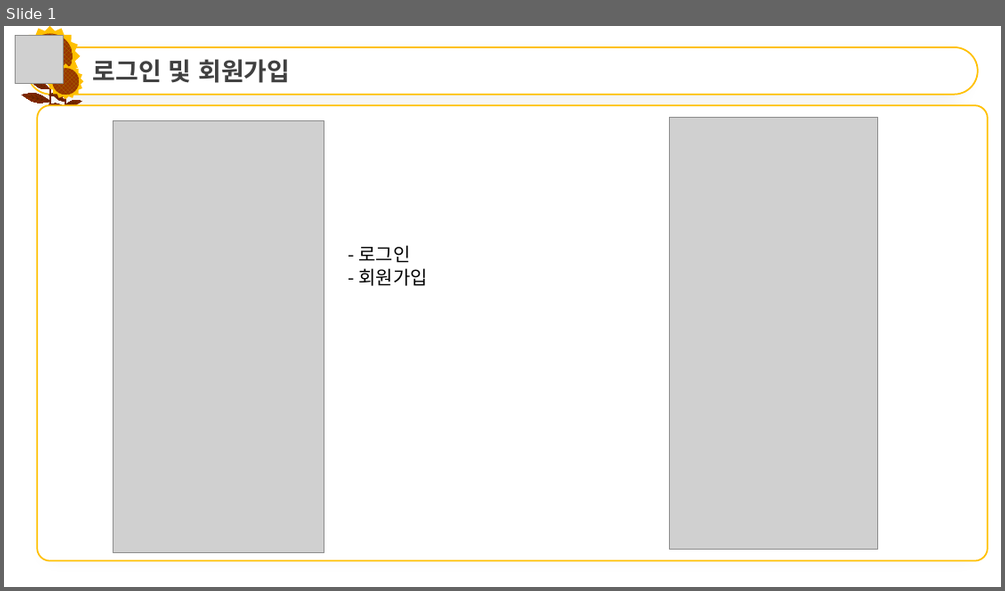
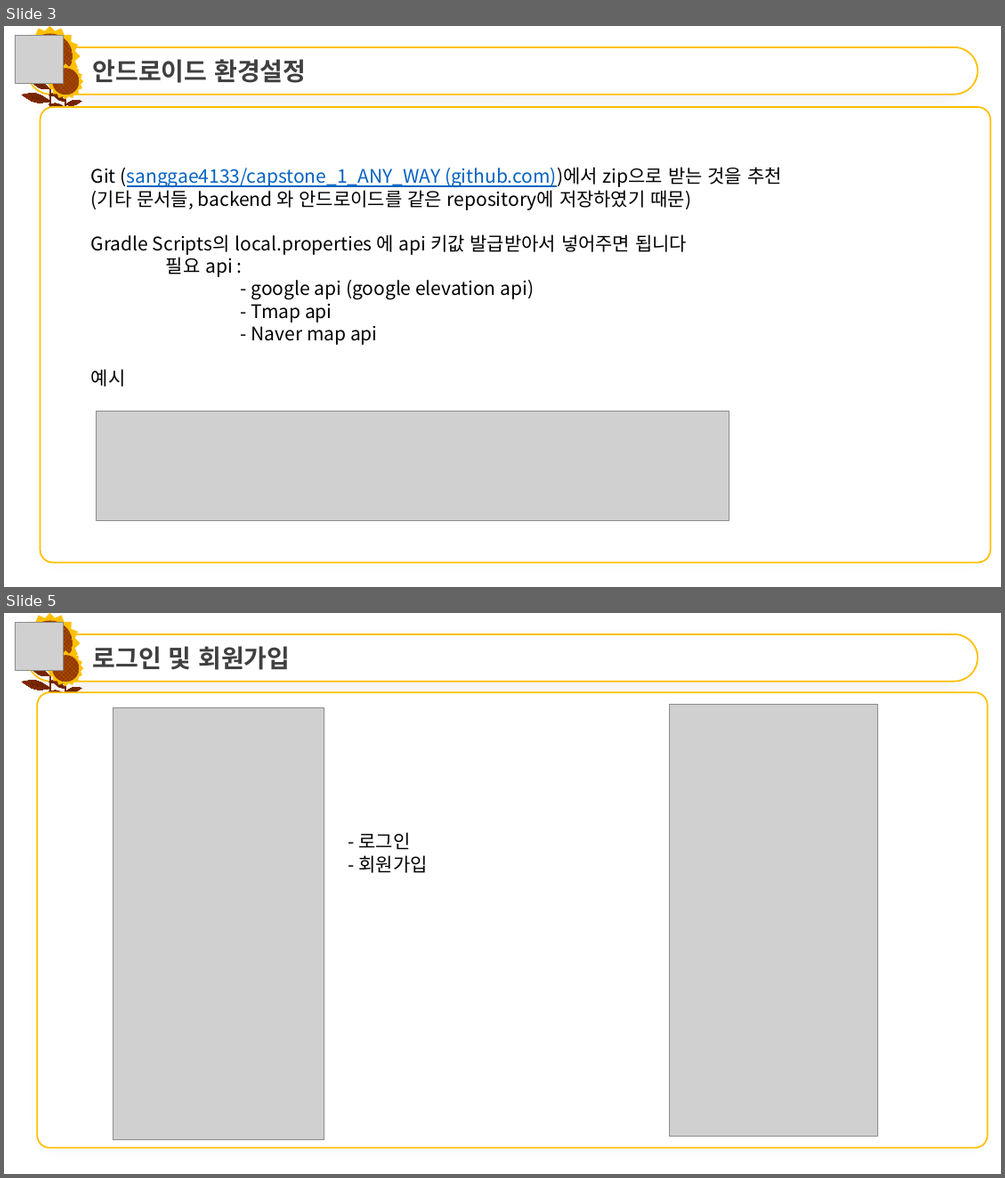
Before and after one commit to sanggae4133/capstone_1_ANY_WAY, a slide deck: 사용설명.pptx. Shown one above the other, each under a label of ours: slide 1 before the commit, slides 3 and 5 after it; the slides between them are not shown. The pictures are 1005x591 and 1005x1178 pixels, drawn with LibreOffice and Linux fonts; fonts in the diff are those of the drawing; grey boxes stand for pictures. Boxes give left, top, right and bottom in pixels: in the first picture for what was removed or moved away, otherwise in the second. Text is boxed around its words. In the diff, an @@ line names an element or a change of style, - is before the commit and + after.

```diff
--- a/사용설명.pptx
+++ b/사용설명.pptx
@@ slide 3 added at bbox=[4, 26, 1001, 587], background #FFFFFF @@
@@ picture added at bbox=[15, 35, 63, 83] @@
@@ star added at bbox=[20, 26, 81, 87], fill #FFC000 @@
@@ rounded rectangle added at bbox=[27, 47, 978, 94], fill #FFFFFF, outline #FFC000 1.5 pt, 24 pt, text #404040, bold @@
+  안드로이드 환경설정
@@ ellipse added at bbox=[27, 33, 72, 79], fill pattern #A47D00 on #993300 @@
@@ line added from (49, 75) to (49, 121), #762700 1.75 pt @@
@@ group added at bbox=[21, 90, 52, 105]: 8 freeform shapes @@
@@ group added at bbox=[31, 79, 51, 92]: 8 freeform shapes @@
@@ group added at bbox=[48, 85, 78, 99]: 8 freeform shapes @@
@@ rounded rectangle added at bbox=[40, 107, 990, 562], fill #FFFFFF, outline #FFC000 1.5 pt @@
@@ group added at bbox=[48, 63, 84, 119]: 24 freeform shapes, 1 line, 1 star, 1 ellipse @@
@@ text added at bbox=[91, 167, 782, 386], 18 pt, text #000000 @@
+Git (sanggae4133/capstone_1_ANY_WAY (github.com))에서 zip으로 받는 것을 추천
+(기타 문서들, backend 와 안드로이드를 같은 repository에 저장하였기 때문)
+Gradle Scripts의 local.properties 에 api 키값 발급받아서 넣어주면 됩니다
+필요 api :
+- google api (google elevation api)
+- Tmap api
+- Naver map api
+예시
@@ picture added at bbox=[96, 410, 729, 520] @@
@@ what was slide 1 is now slide 5 @@
```
Also in this commit, not shown: 4 slides changed, 9 other slides added, 2 other files.
